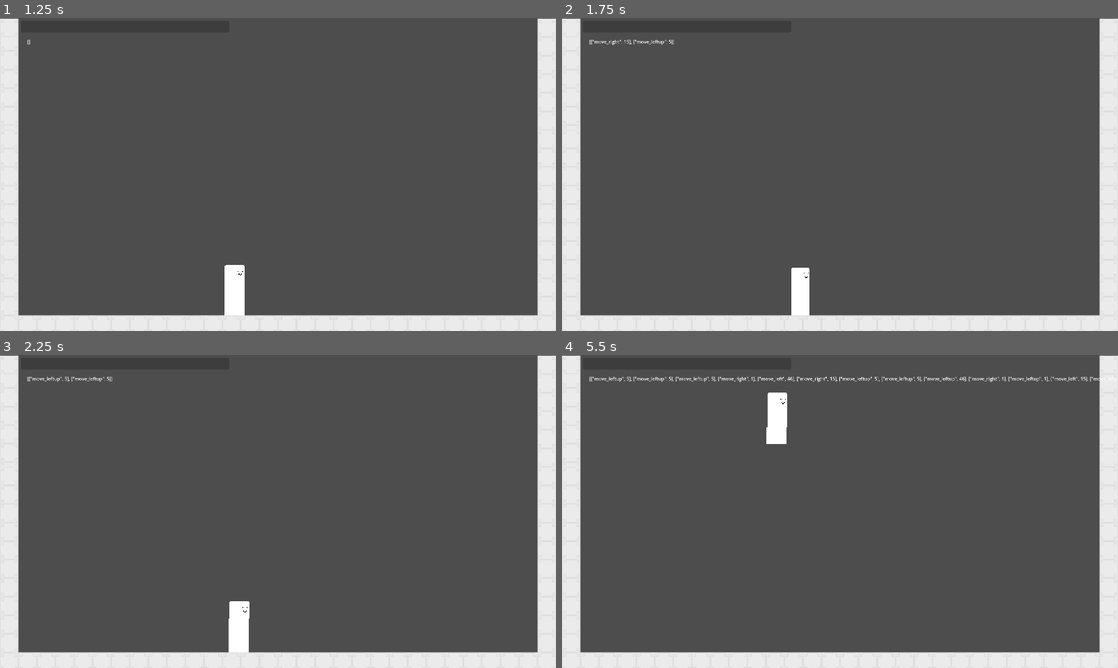
Above: before the commit, frames 1-4 (two rows, left to right).
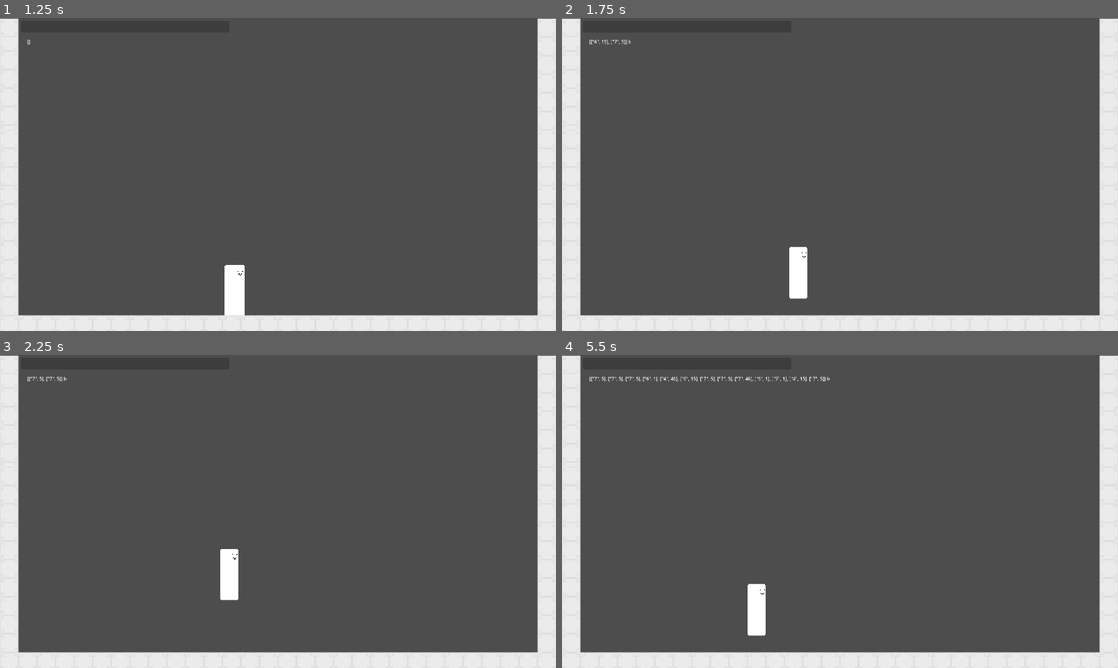
Above: after the commit, the same moments.

Repository: Mysteria0/To-Be-Name-Fighting-Game
Game: Godot game, scene res://menu.tscn
The game is run twice, just before and just after one commit, with the same random seed, the same clock (stepped at 60 frames per second) and the same inputs.
Inputs:
- Up to frame 1 (1.25 s): click "Start" at 0.5 s
- Up to frame 2 (1.75 s): tap Enter at 1.25 s; hold D (move_right) from 1.28 s (still down); tap U (action_a) at 1.35 s; tap Q (move_leftup) at 1.52 s; tap I (action_b) at 1.55 s
- Up to frame 3 (2.25 s): keep holding D (move_right); tap Q (move_leftup) at 1.82 s; tap I (action_b) at 2.1 s
- Up to frame 4 (5.5 s): tap Q (move_leftup) at 2.27, 2.57, 3.77, 3.8, 4.07, 5.27 s; tap J (action_c) at 2.3, 2.85 s; release D (move_right) at 2.78 s; hold A (move_left) 2.78-3.53 s; tap K (action_d) at 3.05, 3.6 s; hold D (move_right) 3.53-5.03 s; hold Q (move_leftup) 4.28-5.03 s; tap U (action_a) at 4.55, 5.1 s; hold A (move_left) from 5.03 s (still down); tap I (action_b) at 5.3 s

Frame 1 is identical in both runs. In frame 2, 0.6% of the frame differs, in the area x 5-45%, y 6-96%; in frame 3, 1.2%; in frame 4, 1.8%, in the area x 5-100%, y 6-90%.

Commit message:
Changing the input reader to use numpad notation instead of input names to make it easier to code in motion inputs, flipping said motion inputs

Diff:
--- a/Scripts/Input Reader/input_reader.gd
+++ b/Scripts/Input Reader/input_reader.gd
@@ -7,8 +7,8 @@
 
 signal MovementInput(Input_key : String)
 
-var validMotionInputs = ['Neutral','move_left','move_right','move_down','move_up','move_leftdown','move_leftup','move_rightdown','move_rightup']
-var validAttackInputs = ['action_a','action_b','action_c','action_d']
+var validMotionInputs = {'Neutral' : '5','move_left' : '4','move_right' : '6','move_down' : '2','move_up' : '8','move_leftdown' : '1','move_leftup' : '7','move_rightdown' : '3','move_rightup' : '9'}
+var validAttackInputs = {'action_a' : 'a','action_b' : 'b','action_c' : 'c','action_d' : 'd'}
 var RecentMotionInputs = []
 
 var currentMotionInput = 'Neutral'
@@ -73,12 +73,12 @@
 		for i in validMotionInputs:
 			if event.is_action(i,true):
 				currentMotionInput = i
-				RecentMotionInputs.append([i,1])
+				RecentMotionInputs.append([validMotionInputs[i],1])
 				if str(event) != currentMotionInput:
 					holdtime = 1
 				break
 
 		for b in validAttackInputs:
 			if event.is_action(b,true):
-				currentAttackInput = b
+				currentAttackInput = validAttackInputs[b]
 				break
--- a/Scripts/State Machine/Tsurugi States/tsurugi_idle.gd
+++ b/Scripts/State Machine/Tsurugi States/tsurugi_idle.gd
@@ -12,10 +12,15 @@
 	parent.velocity.x = 0
 
 func process_input(_event: InputEvent) -> State:
-	if Input.is_action_just_pressed('move_up') or Input.is_action_just_pressed("move_leftup") or Input.is_action_just_pressed("move_rightup"):
-		if parent.is_on_floor():
-			StateMachine.Old_input = StateMachine.Current_Motion
-			return jump_state
+	if Input.is_action_pressed('move_up'):
+		StateMachine.Old_input = 'move_up'
+		return jump_state
+	elif Input.is_action_pressed('move_leftup'):
+		StateMachine.Old_input = 'move_leftup'
+		return jump_state
+	elif Input.is_action_pressed('move_rightup'):
+		StateMachine.Old_input = 'move_rightup'
+		return jump_state
 	if Input.is_action_pressed('move_down') and parent.is_on_floor():
 		return crouching_state
 	if Input.is_action_pressed('move_left') or Input.is_action_pressed('move_right') and parent.is_on_floor():
--- a/Scripts/State Machine/Tsurugi States/tsurugi_landing.gd
+++ b/Scripts/State Machine/Tsurugi States/tsurugi_landing.gd
@@ -15,17 +15,7 @@
 func process_physics(delta: float) -> State:
 	%MovementCode.Move_Character("Null",delta)
 	if hopethisworks:
-		if !Input.is_action_pressed('move_up') and !Input.is_action_pressed('move_down'):
-			if Input.is_action_pressed('move_left') or Input.is_action_pressed('move_right'):
-				return move_state
-			else:
-				return idle_state
-		elif Input.is_action_pressed('move_up'):
-			return jump_state
-		elif Input.is_action_pressed('move_down'):
-			return crouching_state
-		else:
-			return idle_state
+		return idle_state
 	return null
 
 func _on_sprites_animation_finished() -> void:
--- a/Scripts/State Machine/Tsurugi States/tsurugi_moving.gd
+++ b/Scripts/State Machine/Tsurugi States/tsurugi_moving.gd
@@ -9,10 +9,15 @@
 	super()
 
 func process_input(_event: InputEvent) -> State:
-	if Input.is_action_just_pressed('move_up') or Input.is_action_just_pressed("move_leftup") or Input.is_action_just_pressed("move_rightup"):
-		if parent.is_on_floor():
-			StateMachine.Old_input = StateMachine.Current_Motion
+	if Input.is_action_pressed('move_up'):
+			StateMachine.Old_input = 'move_up'
 			return jump_state
+	elif Input.is_action_pressed('move_leftup'):
+			StateMachine.Old_input = 'move_leftup'
+			return jump_state
+	elif Input.is_action_pressed('move_rightup'):
+		StateMachine.Old_input = 'move_rightup'
+		return jump_state
 	if Input.is_action_pressed('move_down') and parent.is_on_floor():
 		return crouching_state
 	if !Input.is_action_pressed('move_left') and !Input.is_action_pressed('move_right'):
